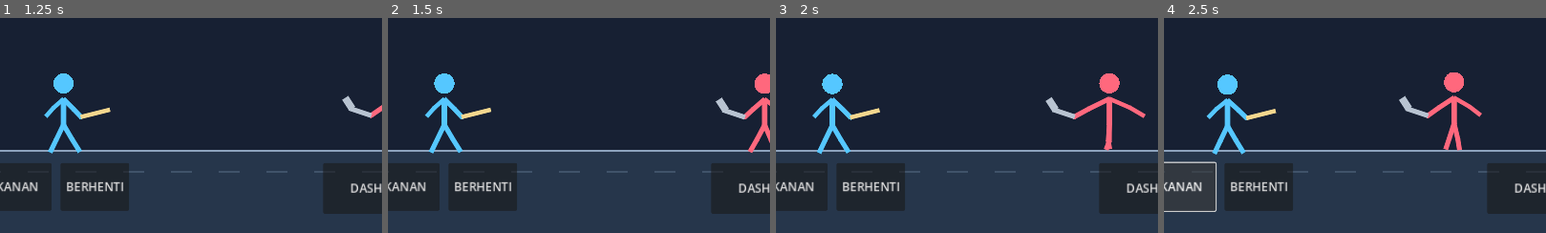
Above: before the commit, frames 1-4 (left to right).
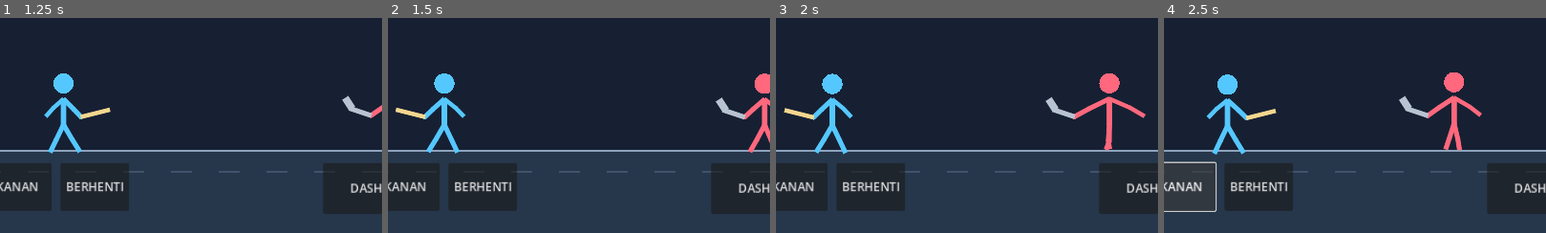
Above: after the commit, the same moments.

Repository: satriamada-web/stickman-duel
Game: Godot game, scene res://scenes/main.tscn
Same seed, same stepped clock (60 frames per second), same inputs: the game is played once before the commit and once after it.
Inputs:
- Up to frame 1 (1.25 s): click "MULAI BERTARUNG" at 0.5 s
- Up to frame 2 (1.5 s): click "KIRI" at 1.25 s
- Up to frame 3 (2 s): no input
- Up to frame 4 (2.5 s): click "KANAN" at 2 s
The pictures show only the part of the screen within x 15-65%, y 48-98%; the shares and areas given below are measured in that part.

Frame 1 is identical in both runs. In frame 2, 0.8% of the frame differs, in the area x 2-27%, y 36-64%; in frame 3, 0.8%; in frame 4, nothing differs.

Commit message:
Add visual dash trail effect

Diff:
--- a/scripts/main.gd
+++ b/scripts/main.gd
@@ -120,7 +120,13 @@
 	var player_stats: Dictionary = CHARACTERS[selected_character]
 	var player_tint := Color("#ffffff") if player_hit_flash > 0.0 else Color(player_stats["color"])
 	var enemy_tint := Color("#ffffff") if enemy_hit_flash > 0.0 else Color("#ff687d")
-	_draw_fighter(player_x, FLOOR_Y, player_tint, 1, str(player_stats["weapon"]), move_direction != 0, attack_animation_time > 0.0 or skill_animation_time > 0.0)
+	if dash_time > 0.0:
+		var trail_color := Color(player_stats["color"])
+		trail_color.a = clampf(dash_time / 0.18, 0.0, 0.75)
+		for trail_index in range(1, 5):
+			var trail_offset := float(trail_index) * 17.0 * float(player_facing)
+			draw_line(Vector2(player_x - trail_offset, FLOOR_Y - 75.0), Vector2(player_x - trail_offset - 24.0 * float(player_facing), FLOOR_Y - 75.0), trail_color, 5.0 - float(trail_index) * 0.7, true)
+	_draw_fighter(player_x, FLOOR_Y, player_tint, player_facing, str(player_stats["weapon"]), move_direction != 0 or dash_time > 0.0, attack_animation_time > 0.0 or skill_animation_time > 0.0)
 	_draw_fighter(enemy_x, FLOOR_Y, enemy_tint, -1, "AXE", absf(enemy_x - player_x) > 125.0, enemy_attack_animation_time > 0.0)
 	if impact_effect_time > 0.0:
 		var impact_y := FLOOR_Y - 78.0
